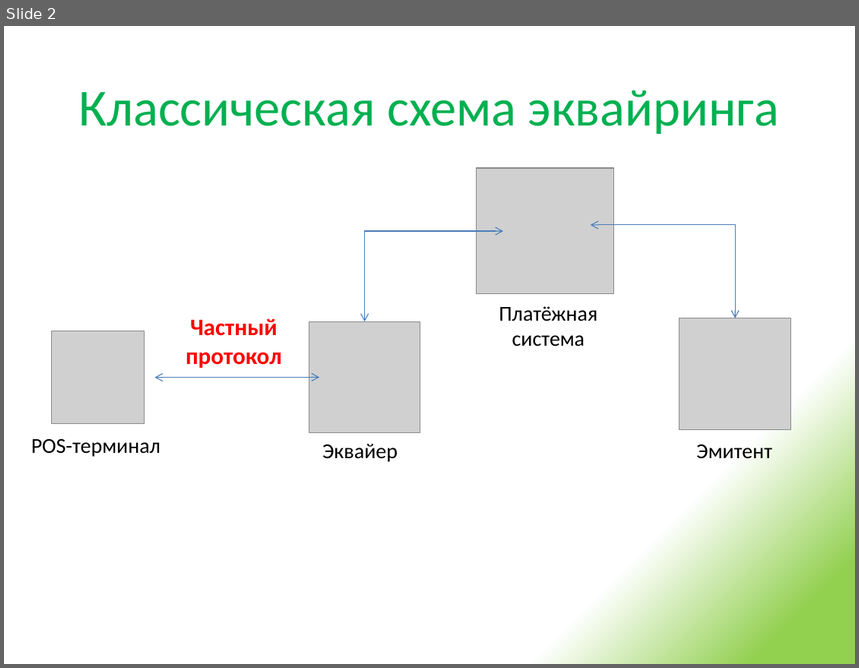
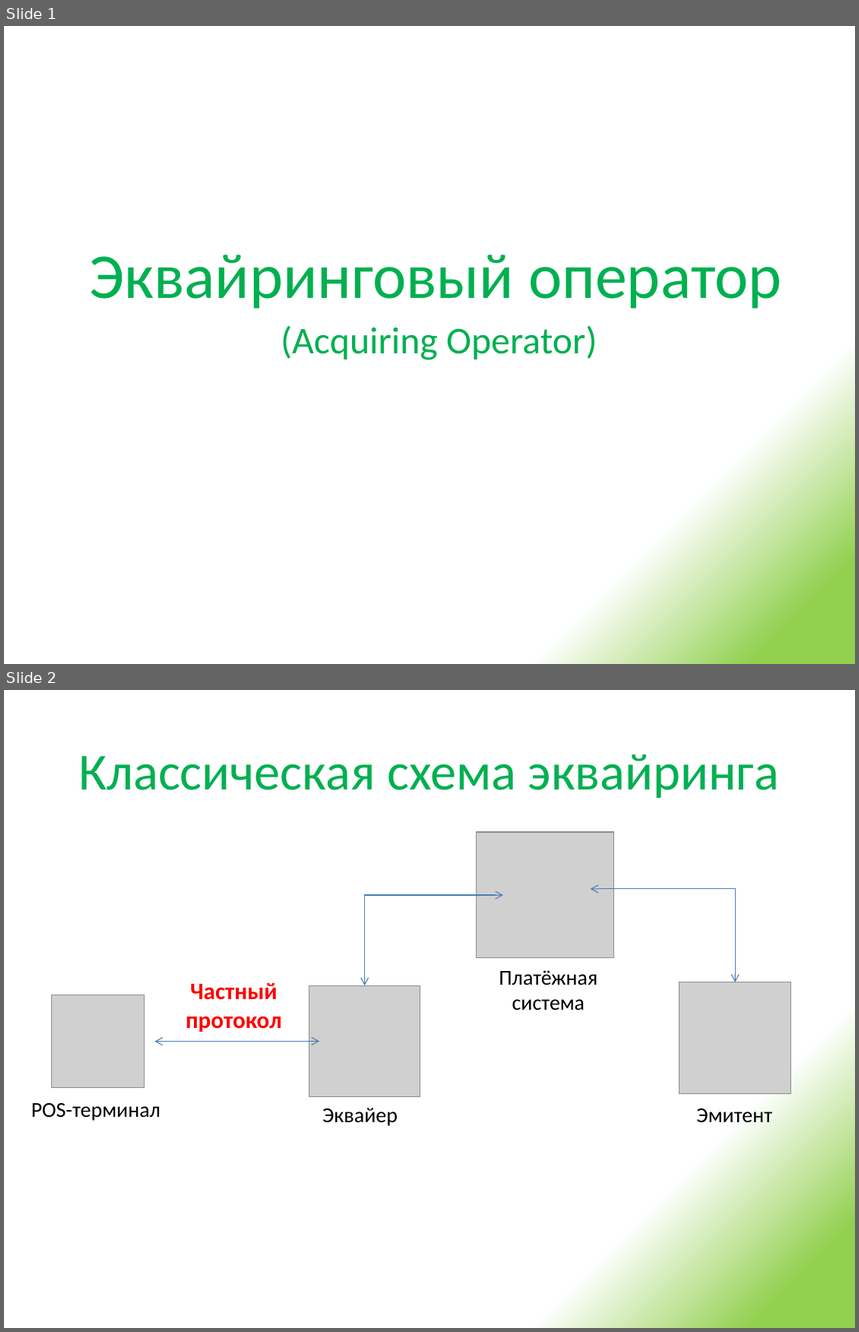
Before and after one commit to urgal/scft, a slide deck: Docs/Презентация решения.pptx. Shown one above the other, each under a label of ours: slide 2 before the commit, slides 1 and 2 after it. The pictures are 859x668 and 859x1332 pixels, drawn with LibreOffice and Linux fonts; fonts in the diff are those of the drawing; grey boxes stand for pictures. Boxes give left, top, right and bottom in pixels: in the first picture for what was removed or moved away, otherwise in the second. Text is boxed around its words. In the diff, an @@ line names an element or a change of style, - is before the commit and + after.

```diff
--- a/Docs/Презентация решения.pptx
+++ b/Docs/Презентация решения.pptx
@@ slide 1 added at (4, 26, 855, 664), background gradient #92D050 to #FFFFFF @@
@@ title added at (89, 255, 782, 309), 54 pt, text #00B050 @@
+Эквайринговый оператор
@@ subtitle added at (281, 325, 597, 360), 32 pt, text #00B050 @@
+(Acquiring Operator)
```
Also in this commit, not shown: 3 slides changed, 3 other slides added, 2 slides removed, 4 other files.
